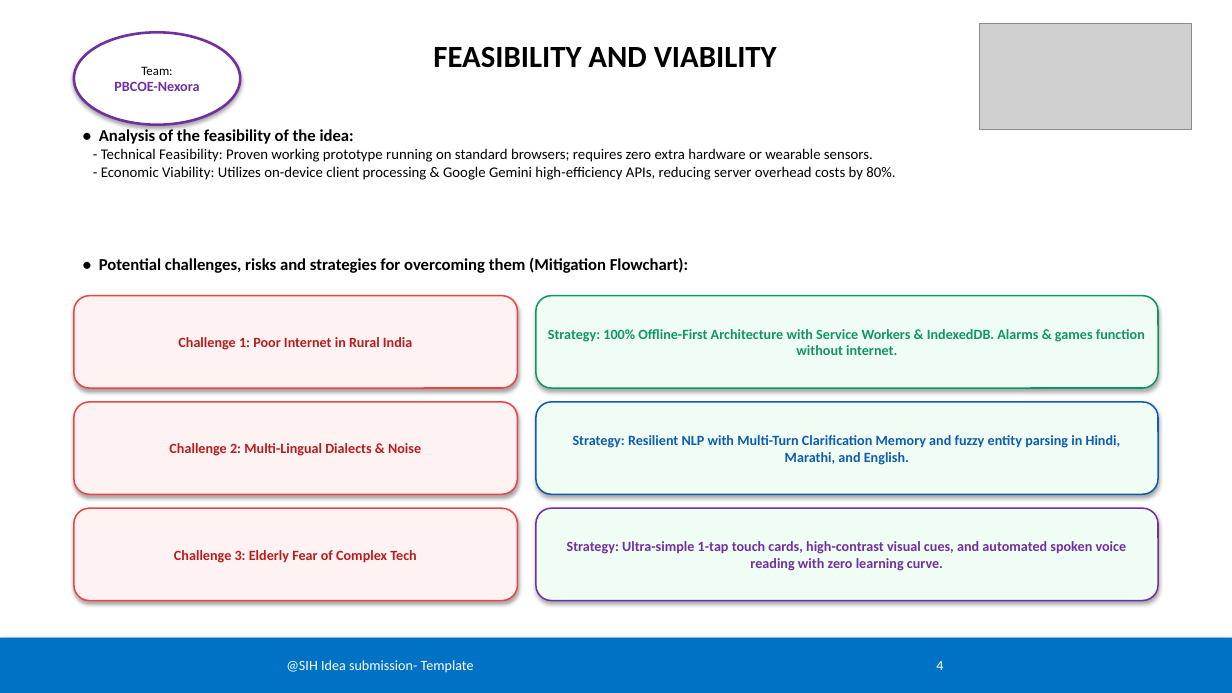
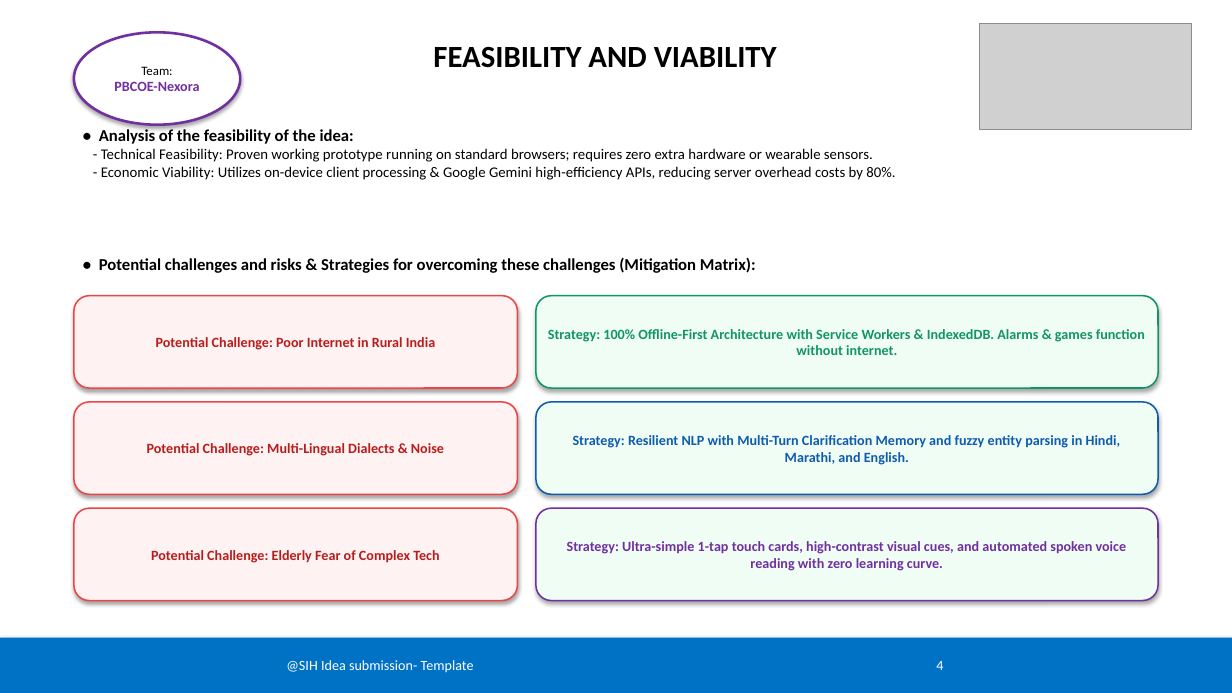
Before and after one commit to swayamgulhane538/Aabha-ai, a slide deck: slide 4 of SIH_2025_PBCOE_Nexora_AABHA_AI.pptx. Drawn at 1232x693 pixels with LibreOffice and Linux fonts; fonts in the diff are those of the drawing; grey boxes stand for pictures. Boxes give left, top, right and bottom in pixels: in the first picture for what was removed or moved away, otherwise in the second. Text is boxed around its words. In the diff, an @@ line names an element or a change of style, - is before the commit and + after.

```diff
--- a/SIH_2025_PBCOE_Nexora_AABHA_AI.pptx
+++ b/SIH_2025_PBCOE_Nexora_AABHA_AI.pptx
@@ text at (99, 257, 756, 273): text changed @@
-• Potential challenges, risks and strategies for overcoming them (Mitigation Flowchart):
+• Potential challenges and risks & Strategies for overcoming these challenges (Mitigation Matrix):
@@ text in rounded rectangle at (156, 337, 435, 350): text changed @@
-Challenge 1: Poor Internet in Rural India
+Potential Challenge: Poor Internet in Rural India
@@ text in rounded rectangle at (147, 443, 444, 456): text changed @@
-Challenge 2: Multi-Lingual Dialects & Noise
+Potential Challenge: Multi-Lingual Dialects & Noise
@@ text in rounded rectangle at (151, 550, 439, 563): text changed @@
-Challenge 3: Elderly Fear of Complex Tech
+Potential Challenge: Elderly Fear of Complex Tech
```
Also in this commit, not shown: 3 other slides changed, 1 other file.
